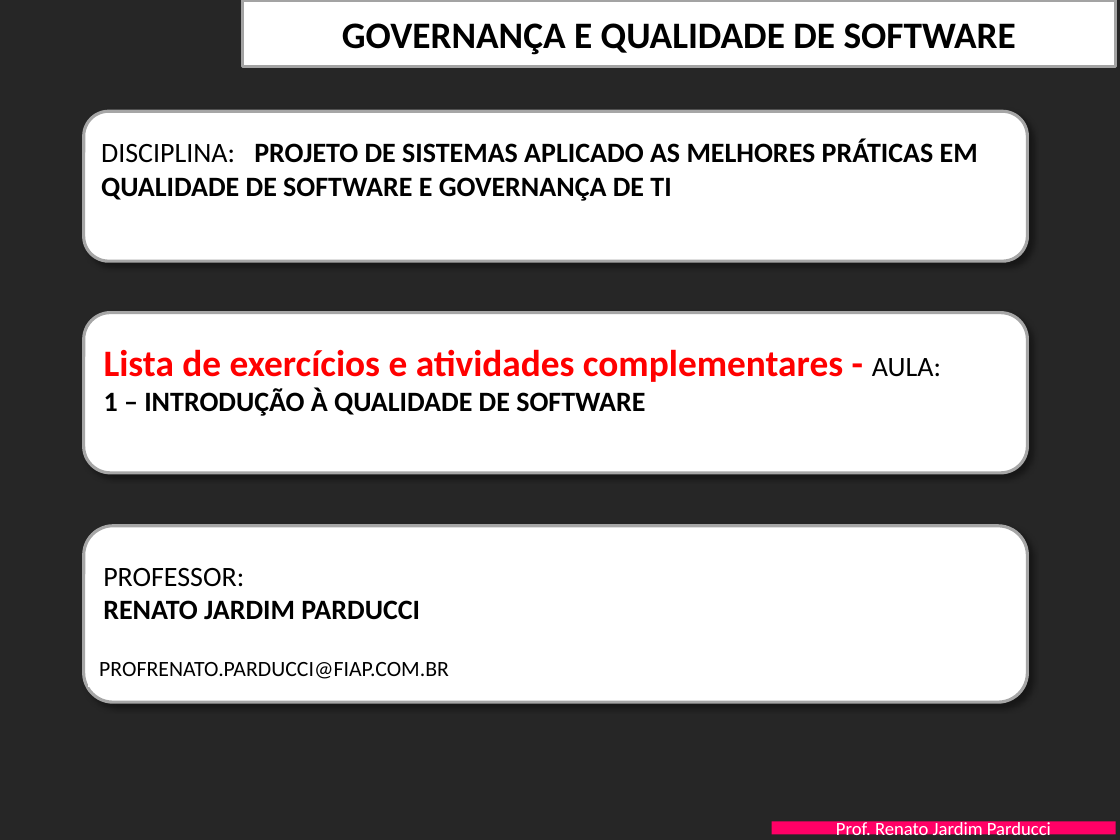
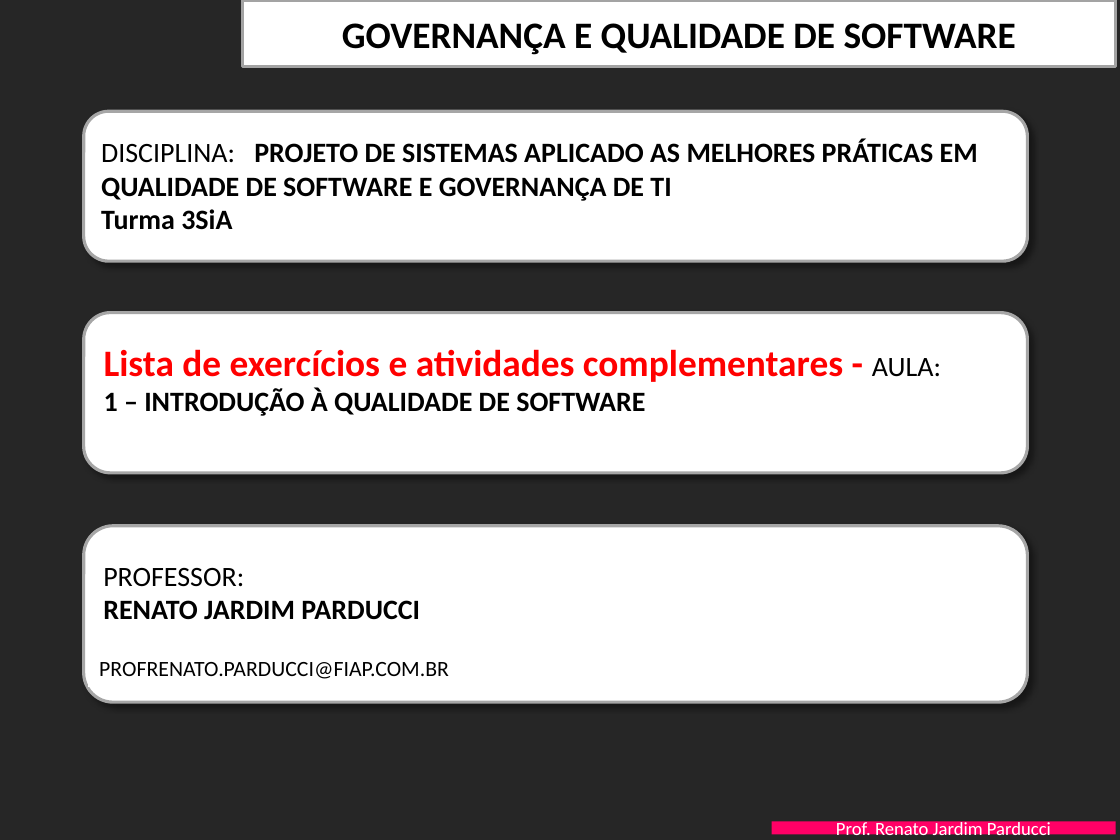
Before and after one commit to Matheus1000/SI-Estacionamento, a slide deck: slide 1 of Documentacao/FIAP-QualidProjSW-Aula-1-Introducao Qualidade - EXERCICIOS.pptx. Drawn at 1120x840 pixels with LibreOffice and Linux fonts; fonts in the diff are those of the drawing; background and template pictures are left out. Boxes give left, top, right and bottom in pixels: in the first picture for what was removed or moved away, otherwise in the second. Text is boxed around its words. In the diff, an @@ line names an element or a change of style, - is before the commit and + after.

Commit message:
Adicao de texto com dados da turma
Adicao de texto com dados da turma

```diff
--- a/Documentacao/FIAP-QualidProjSW-Aula-1-Introducao Qualidade - EXERCICIOS.pptx
+++ b/Documentacao/FIAP-QualidProjSW-Aula-1-Introducao Qualidade - EXERCICIOS.pptx
@@ text at bbox=[101, 209, 232, 230]: paragraph added @@
+Turma 3SiA
```
